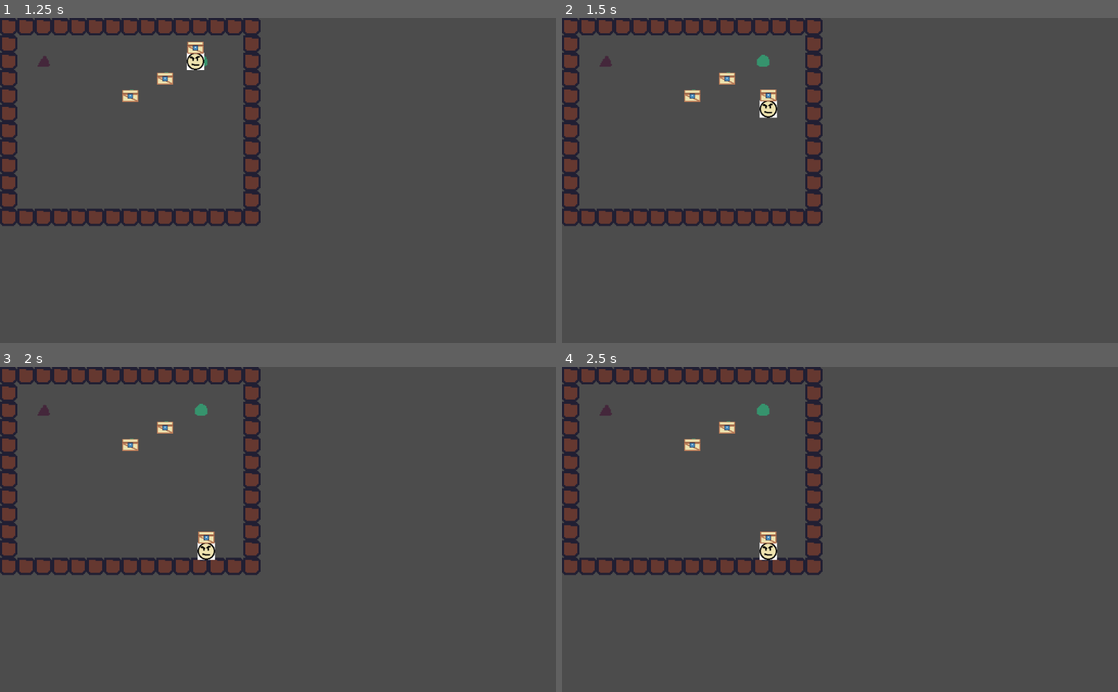
Above: before the commit, frames 1-4 (two rows, left to right).
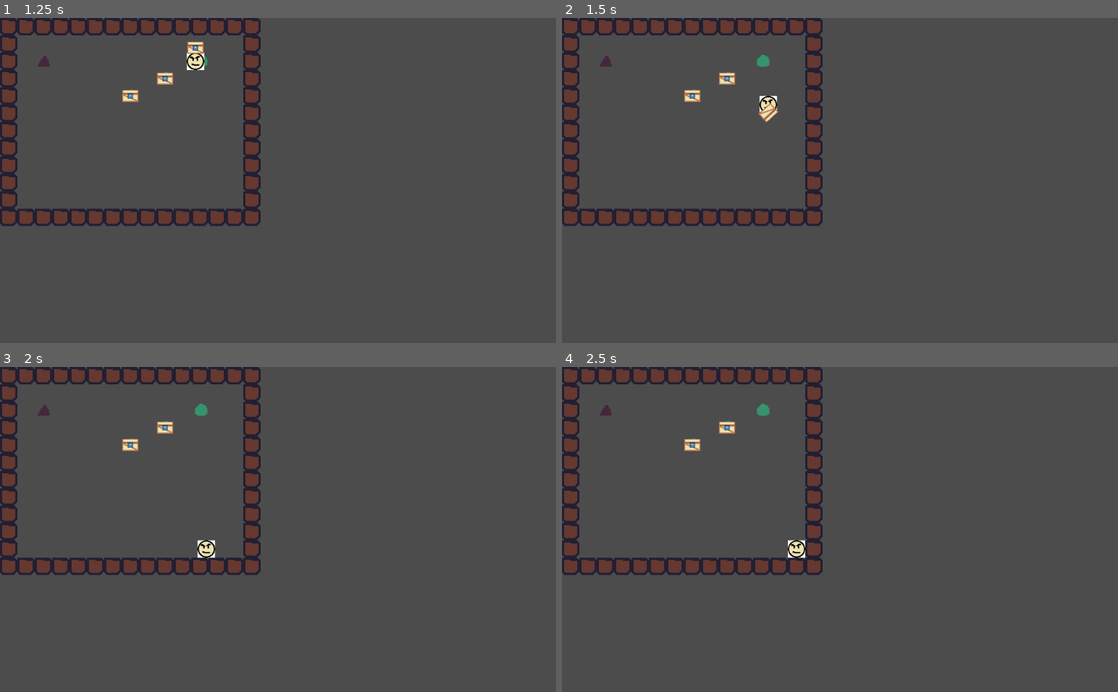
Above: after the commit, the same moments.

Repository: tapsaman/manticore
Game: Godot game, scene res://scenes/Stage/Stage.tscn
Same seed, same stepped clock (60 frames per second), same inputs: the game is played once before the commit and once after it. The project has no main scene, so this scene is started directly. The engine's default icon, where the game draws it, is replaced by a stand-in: a white triangle on a blue panel in a dark square.
Inputs:
- Up to frame 1 (1.25 s): tap Enter at 0.5 s; hold Right (ui_right) from 0.53 s (still down); tap Space (ui_select) at 0.6, 0.77, 1.07 s
- Up to frame 2 (1.5 s): release Right (ui_right) at 1.28 s; hold Down (ui_down) from 1.28 s (still down); tap Space (ui_select) at 1.35 s
- Up to frame 3 (2 s): keep holding Down (ui_down); tap Space (ui_select) at 1.52, 1.82 s
- Up to frame 4 (2.5 s): release Down (ui_down) at 2.03 s; hold Right (ui_right) from 2.03 s (still down); tap Space (ui_select) at 2.1 s

Frame 1 is identical in both runs. In frame 2, 0.3% of the frame differs, in the area x 35-39%, y 22-33%; in frame 3, 0.2%; in frame 4, 0.4%, in the area x 35-44%, y 50-60%.
Error before the commit: Attempt to call function 'instance' in base 'null instance' on a null instance. (res://scenes/Pickable/Pickable.gd:27)
Error after the commit: Invalid get index 'isPickable' (on base: 'TileMap'). (res://scenes/Player/Player.gd:33)

Commit message:
projectile script loc corrected

Diff:
--- a/scenes/CollisionTestScene.tscn
+++ b/scenes/CollisionTestScene.tscn
@@ -5,7 +5,7 @@
 [ext_resource path="res://scenes/Pickable/Crate.tscn" type="PackedScene" id=3]
 
 [sub_resource type="RectangleShape2D" id=1]
-extents = Vector2( 31.5979, 31.1113 )
+extents = Vector2( 29.1024, 28.5623 )
 
 [node name="CollisionTestScene" type="Node2D"]
 
--- /dev/null
+++ b/scenes/Projectile/Projectile.gd
@@ -0,0 +1,36 @@
+extends Area2D
+
+export(int) var throwSpeed = 1000
+export(float) var throwRotateSpeed = 0.6
+var throwVelocity
+
+func initFromPickable(pickable):
+	# Get sprite and collision shape from the pickable object
+	var sprite = pickable.get_node("Sprite")
+	var collisionShape2D = pickable.get_node("CollisionShape2D")
+
+	pickable.remove_child(sprite)
+	pickable.remove_child(collisionShape2D)
+
+	add_child(sprite)
+	add_child(collisionShape2D)
+
+func getThrownBy(player):
+	# Set throwing direction to player's last movement direction
+	throwVelocity = player.lastVelocity
+
+	# Set position to player global holding position
+	position = player.position + player.holdingPosition
+
+func _process(delta):
+	position += throwVelocity * throwSpeed * delta
+	set_rotation(get_rotation() + throwRotateSpeed)
+
+func _on_Projectile_body_entered(collider):
+	print(collider)
+
+	if collider is StaticBody2D:
+		collideAndBreak()
+
+func collideAndBreak():
+	queue_free()
--- a/scenes/Projectile/Projectile.tscn
+++ b/scenes/Projectile/Projectile.tscn
@@ -1,6 +1,6 @@
 [gd_scene load_steps=2 format=2]
 
-[ext_resource path="res://Projectile.gd" type="Script" id=1]
+[ext_resource path="res://scenes/Projectile/Projectile.gd" type="Script" id=1]
 
 [node name="Projectile" type="Area2D"]
 script = ExtResource( 1 )
